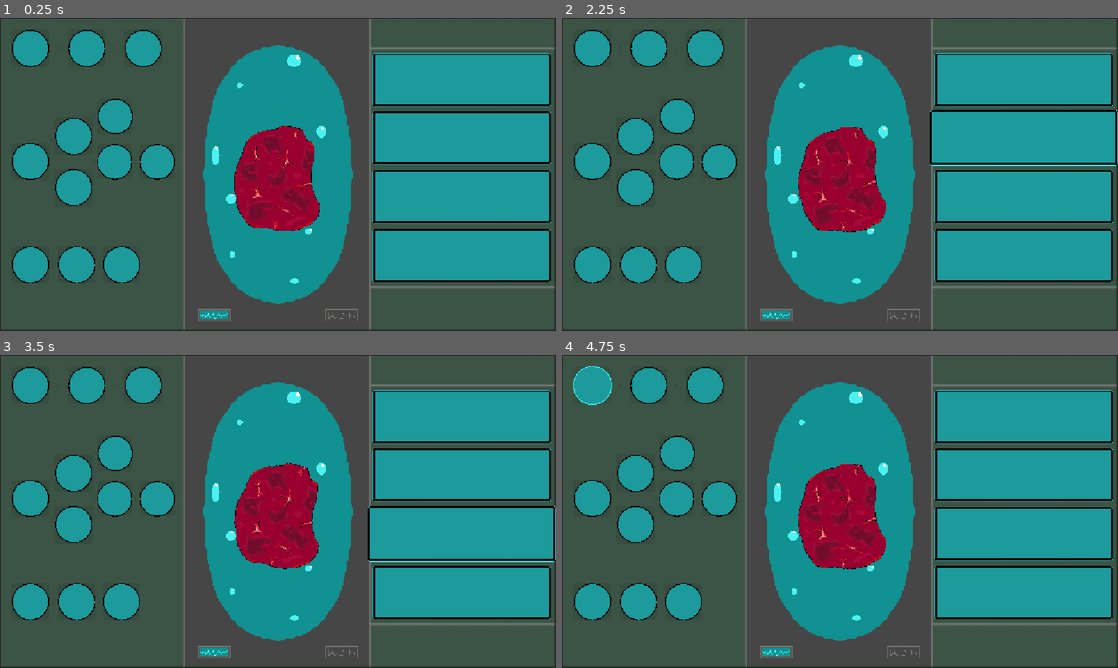
Above: before the commit, frames 1-4 (two rows, left to right).
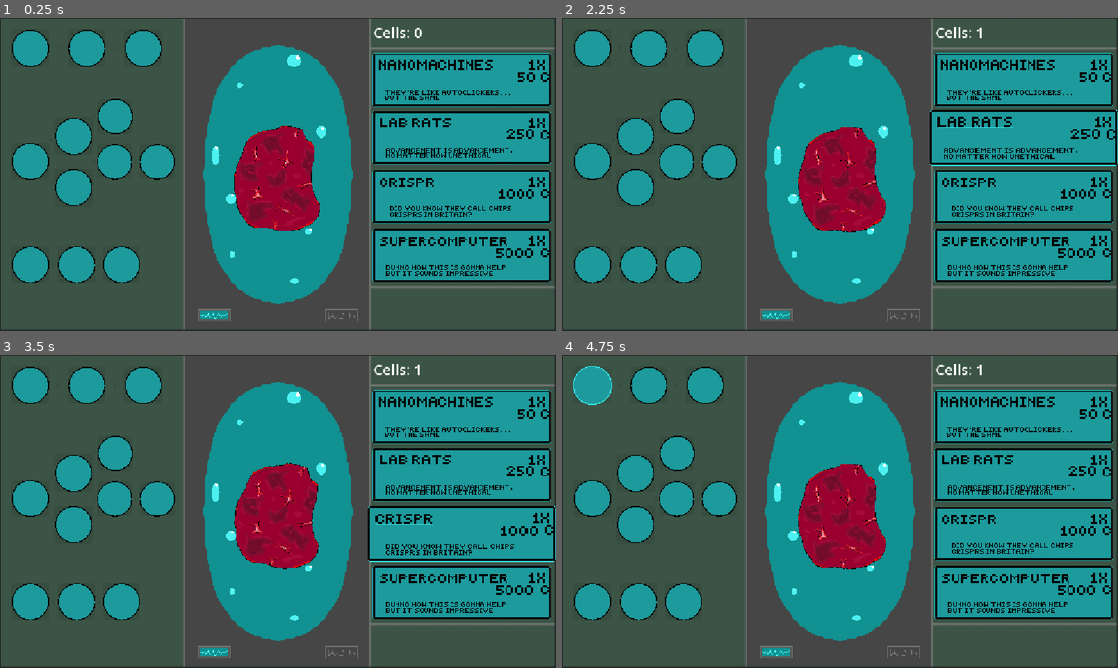
Above: after the commit, the same moments.

Repository: reesespieces342/homonculus-game
Game: Godot game, scene res://main/main.tscn
Same seed, same stepped clock (60 frames per second), same inputs: the game is played once before the commit and once after it. Before the commit the project has no main scene; this scene is started directly in both runs.
Inputs (mouse positions are in pixels of both pictures, inside the frame that each line leads up to):
- Up to frame 1 (0.25 s): no input
- Up to frame 2 (2.25 s): move the mouse to (840, 177) at 0.52 s; click (840, 177) at 0.67 s; move the mouse to (1023, 80) at 1.27 s; click (1023, 80) at 1.42 s; move the mouse to (1023, 136) at 2.02 s; click (1023, 136) at 2.17 s
- Up to frame 3 (3.5 s): tap Enter at 2.75 s; move the mouse to (461, 533) at 2.77 s; click (461, 533) at 2.92 s
- Up to frame 4 (4.75 s): tap Space at 3.5 s; move the mouse to (1023, 592) at 3.52 s; click (1023, 592) at 3.67 s; tap Enter at 4.25 s; move the mouse to (589, 386) at 4.27 s; click (589, 386) at 4.42 s

The runs differ from the first frame. In frame 1, 2.5% of the frame differs, in the area x 67-99%, y 2-83%; in frame 2, 2.5%; in frame 3, 2.5%, in the area x 67-100%, y 2-83%; in frame 4, 2.4%.

Commit message:
sprites and buttons
upgrade sprites and cell count + upgrade 1 working

Diff:
--- a/homunculus-game/main/globals.gd
+++ b/homunculus-game/main/globals.gd
@@ -1,3 +1,11 @@
 extends Node
 
 var cell_count : int = 0
+
+# General upgrades
+var nano_count : int = 0
+var rat_count : int = 0
+var crispr_count : int = 0
+var computer_count : int = 0
+
+# External upgrades
--- a/homunculus-game/main/main.tscn
+++ b/homunculus-game/main/main.tscn
@@ -2,6 +2,7 @@
 
 [ext_resource type="PackedScene" uid="uid://cywoh0fa70cg4" path="res://background/background.tscn" id="1_53q0u"]
 [ext_resource type="PackedScene" uid="uid://bwhnur23cu8dx" path="res://upgrade tiles/upgrade1.tscn" id="3_4hmqs"]
+[ext_resource type="PackedScene" uid="uid://barvmt4jlxtpb" path="res://text/label.tscn" id="3_piupu"]
 [ext_resource type="PackedScene" uid="uid://btusvri1d08jo" path="res://homunculus/homunculus.tscn" id="3_xwkvk"]
 [ext_resource type="PackedScene" uid="uid://c6psfwv1eobmk" path="res://skill tiles/skill1/skill1.tscn" id="4_c651c"]
 [ext_resource type="PackedScene" uid="uid://bkfniluxs5qwv" path="res://upgrade tiles/upgrade2.tscn" id="4_piupu"]
@@ -28,9 +29,15 @@
 [node name="Homunculus" parent="." unique_id=1771058321 instance=ExtResource("3_xwkvk")]
 position = Vector2(576, 329)
 
+[node name="Label" parent="." unique_id=237445989 instance=ExtResource("3_piupu")]
+offset_left = 774.0
+offset_top = 8.0
+offset_right = 852.0
+offset_bottom = 41.0
+
 [node name="UpgradeTiles" type="Node" parent="." unique_id=1664915217]
 
-[node name="UpgradeTile" parent="UpgradeTiles" unique_id=1483650311 instance=ExtResource("3_4hmqs")]
+[node name="UpgradeTile1" parent="UpgradeTiles" unique_id=1483650311 instance=ExtResource("3_4hmqs")]
 position = Vector2(957, 128)
 
 [node name="UpgradeTile2" parent="UpgradeTiles" unique_id=704899338 instance=ExtResource("4_piupu")]
--- a/homunculus-game/project.godot
+++ b/homunculus-game/project.godot
@@ -11,6 +11,7 @@
 [application]
 
 config/name="Homunculus Game"
+run/main_scene="uid://b5yct5xbf078b"
 config/features=PackedStringArray("4.7", "Forward Plus")
 config/icon="res://icon.svg"
 
--- /dev/null
+++ b/homunculus-game/text/label.gd
@@ -0,0 +1,8 @@
+extends Label
+
+@onready var label = $"."
+
+# Called every frame. 'delta' is the elapsed time since the previous frame.
+func _process(delta: float) -> void:
+	label.add_theme_font_size_override("font_size", 30)
+	label.text = "Cells: %s" % [Globals.cell_count]
--- /dev/null
+++ b/homunculus-game/text/label.tscn
@@ -0,0 +1,11 @@
+[gd_scene format=3 uid="uid://barvmt4jlxtpb"]
+
+[ext_resource type="Script" uid="uid://b46xco3g41nng" path="res://text/label.gd" id="1_edyph"]
+
+[node name="Label" type="Label" unique_id=237445989]
+anchors_preset = -1
+anchor_right = 0.07300001
+anchor_bottom = 0.045
+offset_right = -0.0960083
+offset_bottom = -0.16000175
+script = ExtResource("1_edyph")
--- a/homunculus-game/upgrade tiles/upgrade1.tscn
+++ b/homunculus-game/upgrade tiles/upgrade1.tscn
@@ -1,7 +1,7 @@
 [gd_scene format=3 uid="uid://bwhnur23cu8dx"]
 
-[ext_resource type="Script" uid="uid://cfneem4jgx80m" path="res://upgrade tiles/upgrade_tile.gd" id="1_pm821"]
-[ext_resource type="Texture2D" uid="uid://fv1vltsiqskq" path="res://assets/background/upgrade_button_unselected.png" id="2_0srqk"]
+[ext_resource type="Script" uid="uid://d04o3yxeqcwby" path="res://upgrade tiles/upgrade_1.gd" id="1_pm821"]
+[ext_resource type="Texture2D" uid="uid://c6jjn3l2g4qy3" path="res://assets/upgrades/upgrade1unselected.png" id="2_pm821"]
 
 [sub_resource type="RectangleShape2D" id="RectangleShape2D_2838g"]
 size = Vector2(370, 110)
@@ -10,10 +10,11 @@
 script = ExtResource("1_pm821")
 
 [node name="Sprite2D" type="Sprite2D" parent="." unique_id=279736040]
-texture = ExtResource("2_0srqk")
+texture = ExtResource("2_pm821")
 
 [node name="CollisionShape2D" type="CollisionShape2D" parent="." unique_id=522114944]
 shape = SubResource("RectangleShape2D_2838g")
 
+[connection signal="input_event" from="." to="." method="_on_input_event"]
 [connection signal="mouse_entered" from="." to="." method="_on_mouse_entered"]
 [connection signal="mouse_exited" from="." to="." method="_on_mouse_exited"]
--- a/homunculus-game/upgrade tiles/upgrade2.tscn
+++ b/homunculus-game/upgrade tiles/upgrade2.tscn
@@ -1,7 +1,7 @@
 [gd_scene format=3 uid="uid://bkfniluxs5qwv"]
 
-[ext_resource type="Script" uid="uid://cfneem4jgx80m" path="res://upgrade tiles/upgrade_tile.gd" id="1_jvpau"]
-[ext_resource type="Texture2D" uid="uid://fv1vltsiqskq" path="res://assets/background/upgrade_button_unselected.png" id="2_3m4m0"]
+[ext_resource type="Script" uid="uid://lnhn8mh22ged" path="res://upgrade tiles/upgrade_2.gd" id="1_jvpau"]
+[ext_resource type="Texture2D" uid="uid://b1n4l64rbitfx" path="res://assets/upgrades/upgrade2unselected.png" id="2_jvpau"]
 
 [sub_resource type="RectangleShape2D" id="RectangleShape2D_2838g"]
 size = Vector2(370, 110)
@@ -10,7 +10,7 @@
 script = ExtResource("1_jvpau")
 
 [node name="Sprite2D" type="Sprite2D" parent="." unique_id=279736040]
-texture = ExtResource("2_3m4m0")
+texture = ExtResource("2_jvpau")
 
 [node name="CollisionShape2D" type="CollisionShape2D" parent="." unique_id=522114944]
 shape = SubResource("RectangleShape2D_2838g")
--- a/homunculus-game/upgrade tiles/upgrade3.tscn
+++ b/homunculus-game/upgrade tiles/upgrade3.tscn
@@ -1,7 +1,7 @@
 [gd_scene format=3 uid="uid://b1hd21ymlwer6"]
 
-[ext_resource type="Script" uid="uid://cfneem4jgx80m" path="res://upgrade tiles/upgrade_tile.gd" id="1_kdikq"]
-[ext_resource type="Texture2D" uid="uid://fv1vltsiqskq" path="res://assets/background/upgrade_button_unselected.png" id="2_x2jt4"]
+[ext_resource type="Script" uid="uid://cuxjjtt3abopr" path="res://upgrade tiles/upgrade_3.gd" id="1_kdikq"]
+[ext_resource type="Texture2D" uid="uid://bx8inhbuafedk" path="res://assets/upgrades/upgrade3unselected.png" id="2_x2jt4"]
 
 [sub_resource type="RectangleShape2D" id="RectangleShape2D_2838g"]
 size = Vector2(370, 110)
--- a/homunculus-game/upgrade tiles/upgrade4.tscn
+++ b/homunculus-game/upgrade tiles/upgrade4.tscn
@@ -1,7 +1,7 @@
 [gd_scene format=3 uid="uid://ctn4bpuwvb2bq"]
 
-[ext_resource type="Script" uid="uid://cfneem4jgx80m" path="res://upgrade tiles/upgrade_tile.gd" id="1_rj2oh"]
-[ext_resource type="Texture2D" uid="uid://fv1vltsiqskq" path="res://assets/background/upgrade_button_unselected.png" id="2_4drgy"]
+[ext_resource type="Script" uid="uid://y8f07044gxyr" path="res://upgrade tiles/upgrade_4.gd" id="1_rj2oh"]
+[ext_resource type="Texture2D" uid="uid://bywjdsntnulov" path="res://assets/upgrades/upgrade4unselected.png" id="2_rj2oh"]
 
 [sub_resource type="RectangleShape2D" id="RectangleShape2D_2838g"]
 size = Vector2(370, 110)
@@ -10,7 +10,7 @@
 script = ExtResource("1_rj2oh")
 
 [node name="Sprite2D" type="Sprite2D" parent="." unique_id=279736040]
-texture = ExtResource("2_4drgy")
+texture = ExtResource("2_rj2oh")
 
 [node name="CollisionShape2D" type="CollisionShape2D" parent="." unique_id=522114944]
 shape = SubResource("RectangleShape2D_2838g")
--- /dev/null
+++ b/homunculus-game/upgrade tiles/upgrade_1.gd
@@ -0,0 +1,28 @@
+extends Area2D
+
+# Upgrade 1 textures
+const UNSELECTED = preload("uid://c6jjn3l2g4qy3")
+const SELECTED = preload("uid://b8y3vx3xa11vb")
+
+@onready var sprite = $Sprite2D
+
+func _on_mouse_entered() -> void:
+	sprite.texture = SELECTED
+	var tween = create_tween()
+	tween.tween_property(self, "scale", Vector2(1.05, 1.05), .05)
+
+
+func _on_mouse_exited() -> void:
+	sprite.texture = UNSELECTED
+	var tween = create_tween()
+	tween.tween_property(self, "scale", Vector2(1, 1), .05)
+
+
+func _on_input_event(viewport: Node, event: InputEvent, shape_idx: int) -> void:
+	if event is InputEventMouseButton:
+		if event.button_index == MOUSE_BUTTON_LEFT and event.pressed:
+			if Globals.cell_count >= 50:
+				Globals.cell_count -= 50
+				Globals.nano_count += 1
+
+			print("Nanomachine count: ", Globals.nano_count)
--- /dev/null
+++ b/homunculus-game/upgrade tiles/upgrade_2.gd
@@ -0,0 +1,18 @@
+extends Area2D
+
+# Upgrade 2 textures
+const UNSELECTED = preload("uid://b1n4l64rbitfx")
+const SELECTED = preload("uid://6nrev7gcml4y")
+
+@onready var sprite = $Sprite2D
+
+func _on_mouse_entered() -> void:
+	sprite.texture = SELECTED
+	var tween = create_tween()
+	tween.tween_property(self, "scale", Vector2(1.05, 1.05), .05)
+
+
+func _on_mouse_exited() -> void:
+	sprite.texture = UNSELECTED
+	var tween = create_tween()
+	tween.tween_property(self, "scale", Vector2(1, 1), .05)
--- /dev/null
+++ b/homunculus-game/upgrade tiles/upgrade_3.gd
@@ -0,0 +1,18 @@
+extends Area2D
+
+# Upgrade 1 textures
+const UNSELECTED = preload("uid://bx8inhbuafedk")
+const SELECTED = preload("uid://docla4kcvyvc8")
+
+@onready var sprite = $Sprite2D
+
+func _on_mouse_entered() -> void:
+	sprite.texture = SELECTED
+	var tween = create_tween()
+	tween.tween_property(self, "scale", Vector2(1.05, 1.05), .05)
+
+
+func _on_mouse_exited() -> void:
+	sprite.texture = UNSELECTED
+	var tween = create_tween()
+	tween.tween_property(self, "scale", Vector2(1, 1), .05)
--- /dev/null
+++ b/homunculus-game/upgrade tiles/upgrade_4.gd
@@ -0,0 +1,18 @@
+extends Area2D
+
+# Upgrade 1 textures
+const UNSELECTED = preload("uid://bywjdsntnulov")
+const SELECTED = preload("uid://cld477dmkctvk")
+
+@onready var sprite = $Sprite2D
+
+func _on_mouse_entered() -> void:
+	sprite.texture = SELECTED
+	var tween = create_tween()
+	tween.tween_property(self, "scale", Vector2(1.05, 1.05), .05)
+
+
+func _on_mouse_exited() -> void:
+	sprite.texture = UNSELECTED
+	var tween = create_tween()
+	tween.tween_property(self, "scale", Vector2(1, 1), .05)
--- a/homunculus-game/upgrade tiles/upgrade_tile.gd
+++ b/homunculus-game/upgrade tiles/upgrade_tile.gd
@@ -1,8 +1,8 @@
 extends Area2D
 
+# Blank textures
 const UNSELECTED = preload("uid://fv1vltsiqskq")
 const SELECTED = preload("uid://cvfpjcwh1b3y")
-
 
 @onready var sprite = $Sprite2D
 
Binary file added: homunculus-game/assets/upgrades/upgrade1selected.png
Not shown, added: homunculus-game/assets/upgrades/upgrade1selected.png.import
Binary file added: homunculus-game/assets/upgrades/upgrade1unselected.png
Not shown, added: homunculus-game/assets/upgrades/upgrade1unselected.png.import
Binary file added: homunculus-game/assets/upgrades/upgrade2selected.png
Not shown, added: homunculus-game/assets/upgrades/upgrade2selected.png.import
Binary file added: homunculus-game/assets/upgrades/upgrade2unselected.png
Not shown, added: homunculus-game/assets/upgrades/upgrade2unselected.png.import
Binary file added: homunculus-game/assets/upgrades/upgrade3selected.png
Not shown, added: homunculus-game/assets/upgrades/upgrade3selected.png.import
Binary file added: homunculus-game/assets/upgrades/upgrade3unselected.png
Not shown, added: homunculus-game/assets/upgrades/upgrade3unselected.png.import
(and 9 more such lines)
